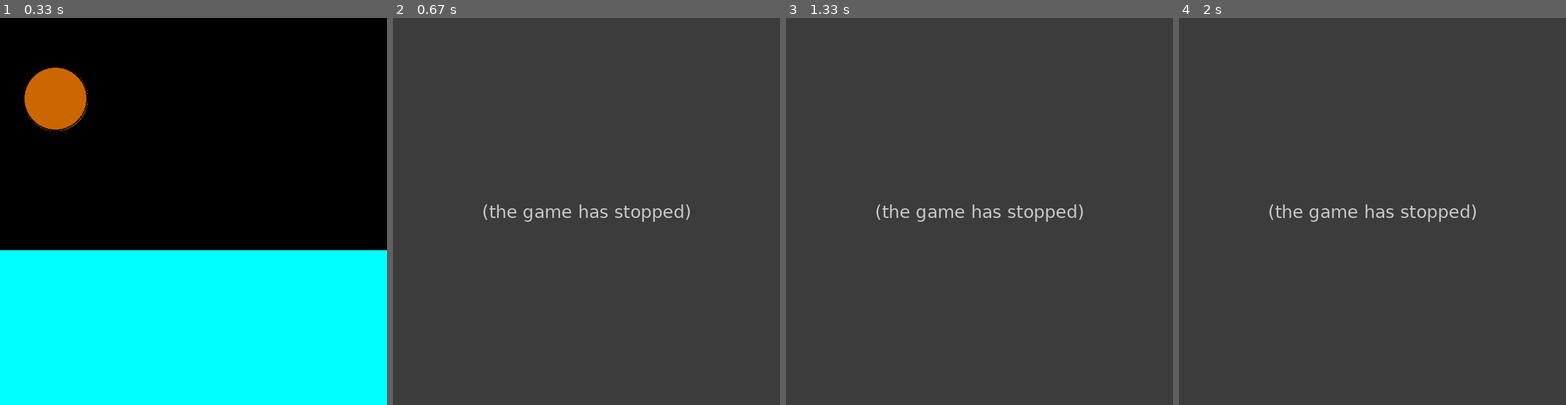
Above: before the commit, frames 1-4 (left to right).
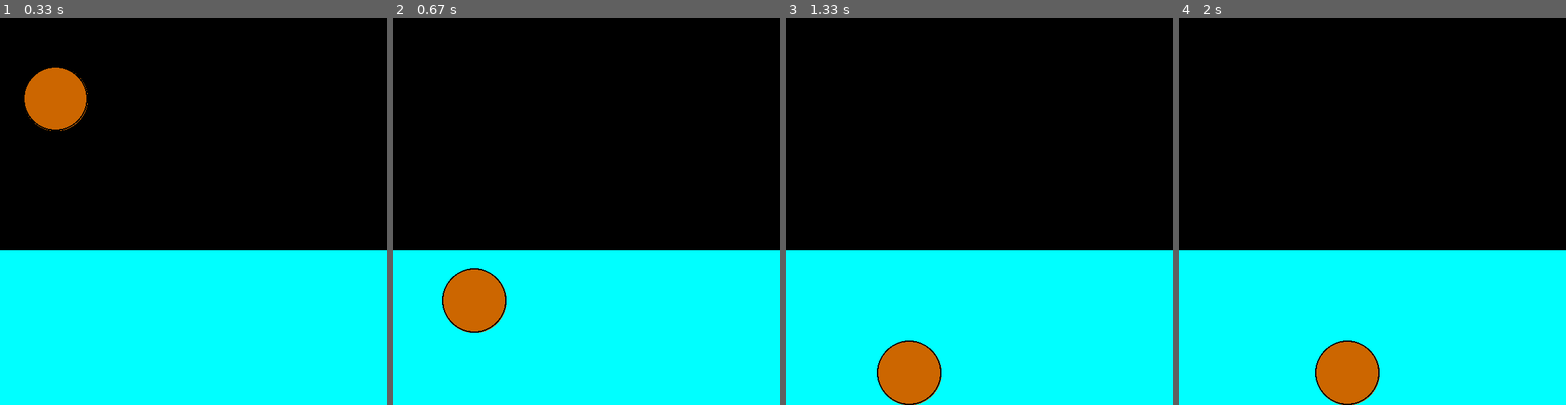
Above: after the commit, the same moments.

Repository: MatthewGoree/CEA_PhysicsBox
Game: pygame game, started from pygame_demo.py
Two runs of this game, one before a commit and one after it. Both use one fixed random seed, a clock stepped at 60 frames per second and the inputs below.
Inputs:
- Up to frame 1 (0.33 s): no input
- Up to frame 2 (0.67 s): no input
- Up to frame 3 (1.33 s): no input
- Up to frame 4 (2 s): no input

Frame 1 is identical in both runs. In frame 2, 100% of the frame differs, in the area x 0-100%, y 0-100%; in frame 3, 100%; in frame 4, 100%.
Error before the commit: NameError: name 'buoyancy' is not defined (pygame_demo.py line 86); the game stopped at 0.63 s (later frames are placeholders)

Commit message:
Update properties.py

Diff:
--- a/properties.py
+++ b/properties.py
@@ -23,6 +23,10 @@
     arr[:,:,1] = color[1]
     arr[:,:,2] = color[2]
 
+def buoyancy(mass_object, liquid, gravity):
+    return mass_object.volume * gravity * liquid.density
+
+
 
 # Units converted using 100 pixels = 1 m
 water = liquid(1000, (0, 255, 255), .089)
